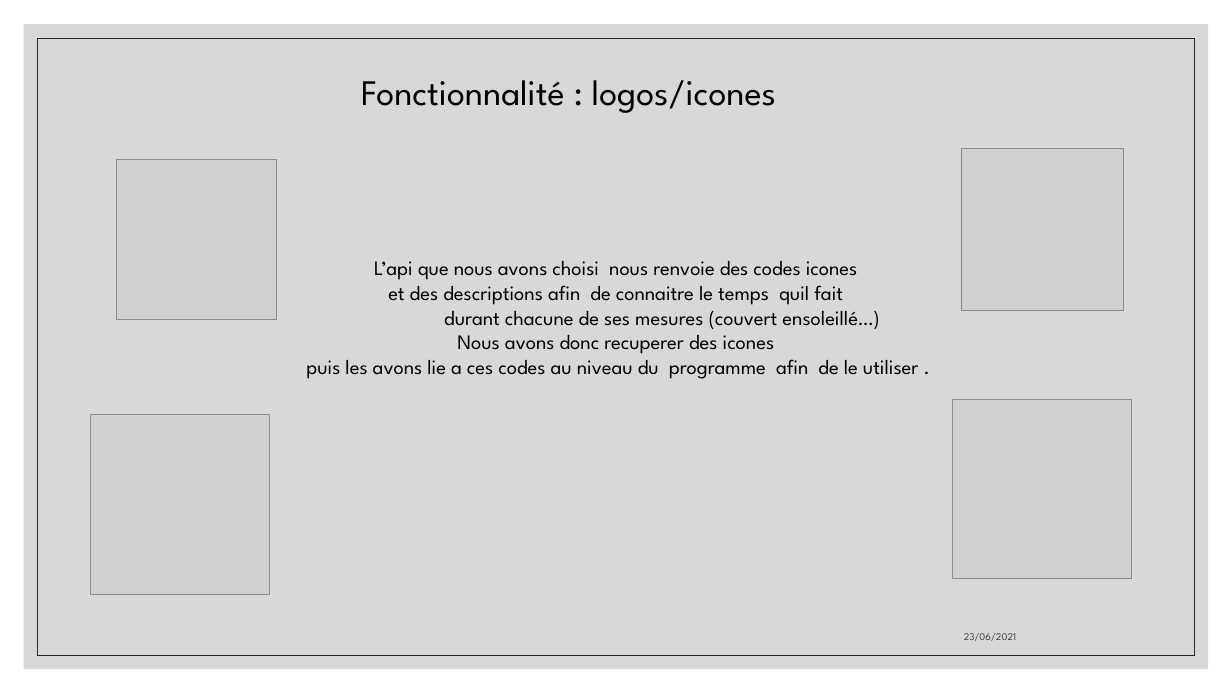
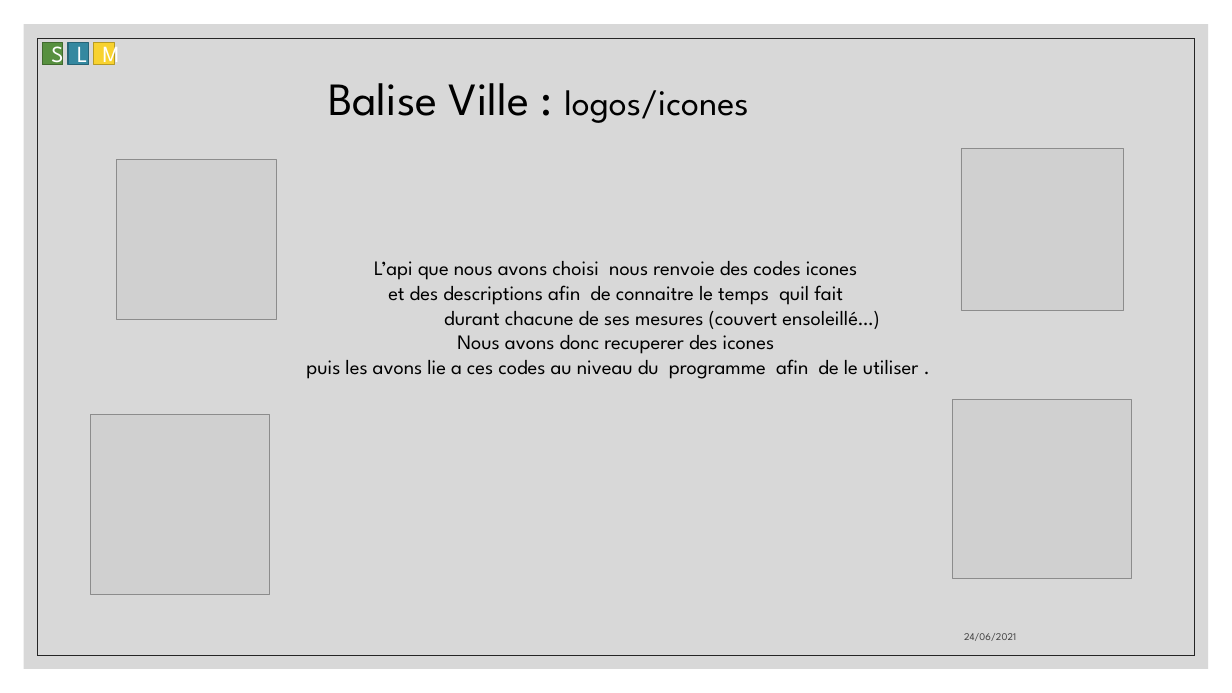
Before and after one commit to aiekick/ProjectStationMeteo, a slide deck: slide 36 of doc/StationMeteo_Soutenance_Stephane.pptx (slide 34 before the commit). Drawn at 1232x693 pixels with LibreOffice and Linux fonts; fonts in the diff are those of the drawing; grey boxes stand for pictures. Boxes give left, top, right and bottom in pixels: in the first picture for what was removed or moved away, otherwise in the second. Text is boxed around its words. In the diff, an @@ line names an element or a change of style, - is before the commit and + after.

```diff
--- a/doc/StationMeteo_Soutenance_Stephane.pptx
+++ b/doc/StationMeteo_Soutenance_Stephane.pptx
@@ rectangle added at (43,43,63,65), fill #57903F, outline #406B2F 1 pt, 18 pt, text #FFFFFF @@
+S
@@ rectangle added at (68,43,89,65), fill #3488A0, outline #266576 1 pt, 18 pt, text #FFFFFF @@
+L
@@ rectangle added at (93,43,114,65), fill #F8D22F, outline #B79B23 1 pt, 18 pt, text #FFFFFF @@
+M
@@ text at (328,83,748,123): text changed; size 28 to 36 pt @@
-Fonctionnalité : logos/icones
+Balise Ville : logos/icones
@@ text at (964,633,1016,641): text changed @@
-23/06/2021
+24/06/2021
```
Also in this commit, not shown: 46 other slides changed, 3 slides added, 2 slides removed, 1 other file.
